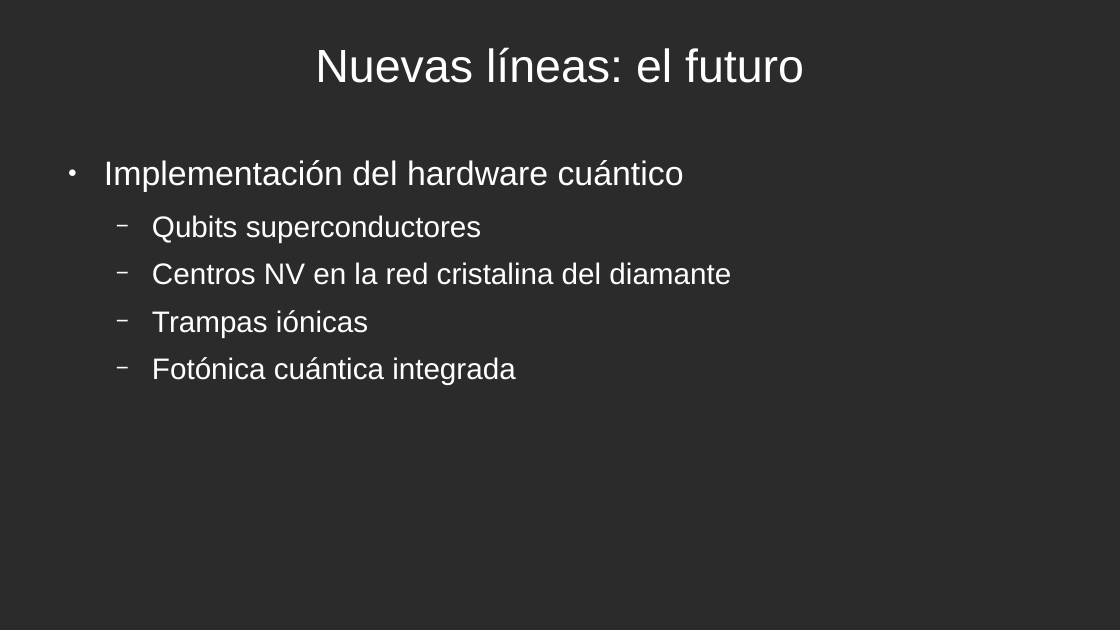
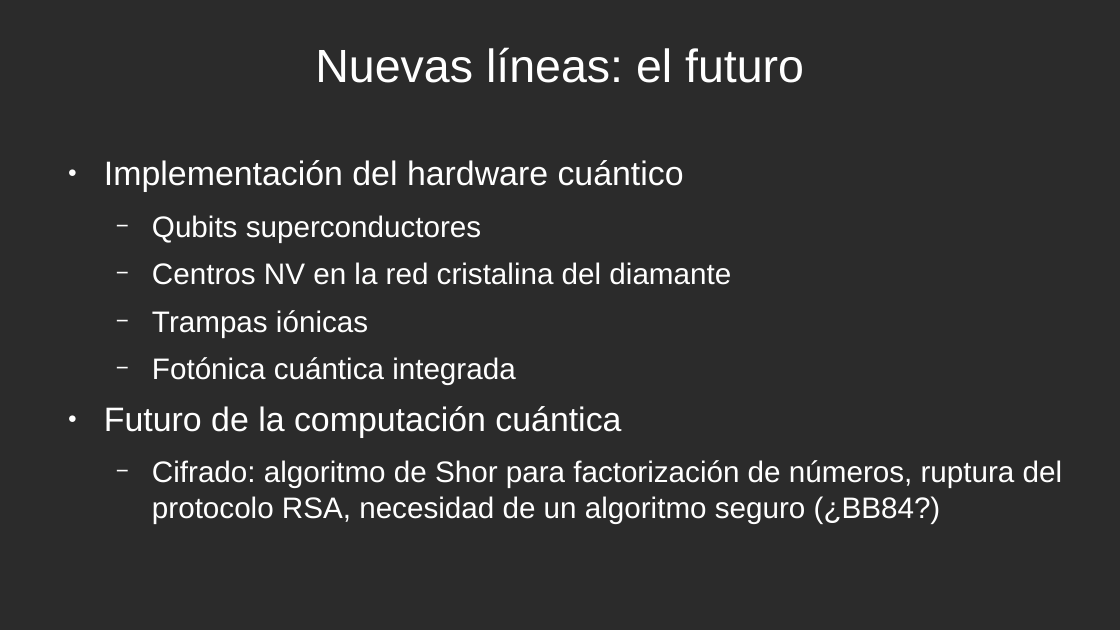
Before and after one commit to raulillo82/TFG-Fisica-2021, a slide deck: slide 9 of defensa-TFG-Raul_Osuna.odp. Drawn at 1120x630 pixels with LibreOffice and Linux fonts; fonts in the diff are those of the drawing; background and template pictures are left out; a plain dark background stands for a picture behind light text. Boxes give left, top, right and bottom in pixels: in the first picture for what was removed or moved away, otherwise in the second. Text is boxed around its words. In the diff, an @@ line names an element or a change of style, - is before the commit and + after.

Commit message:
Minor changes in presentation
- Slide 8: 3 limitations were mentioned.
- Slide 9: Mention of applications for cryptography.

```diff
--- a/defensa-TFG-Raul_Osuna.odp
+++ b/defensa-TFG-Raul_Osuna.odp
@@ text at [104,406,1063,524]: paragraphs added @@
+● Futuro de la computación cuántica
+  − Cifrado: algoritmo de Shor para factorización de números, ruptura del protocolo RSA, necesidad de un algoritmo seguro (¿BB84?)
```
Also in this commit, not shown: 2 other slides changed.
